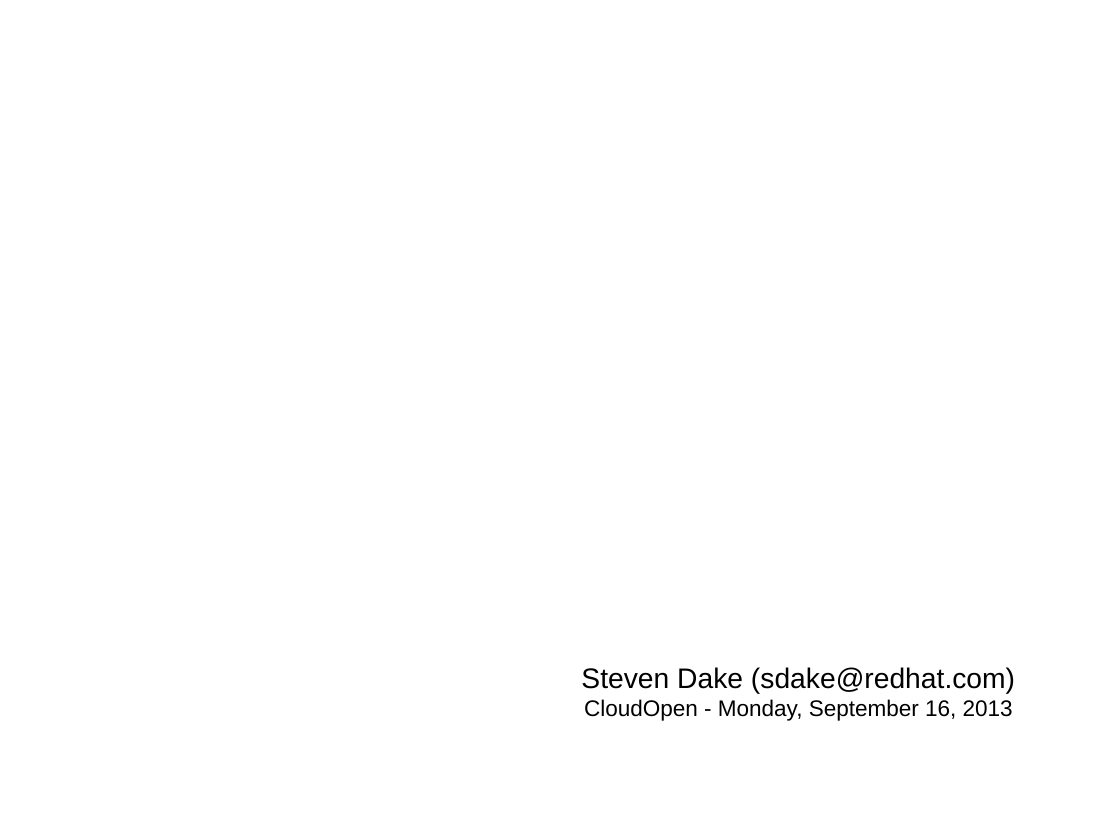
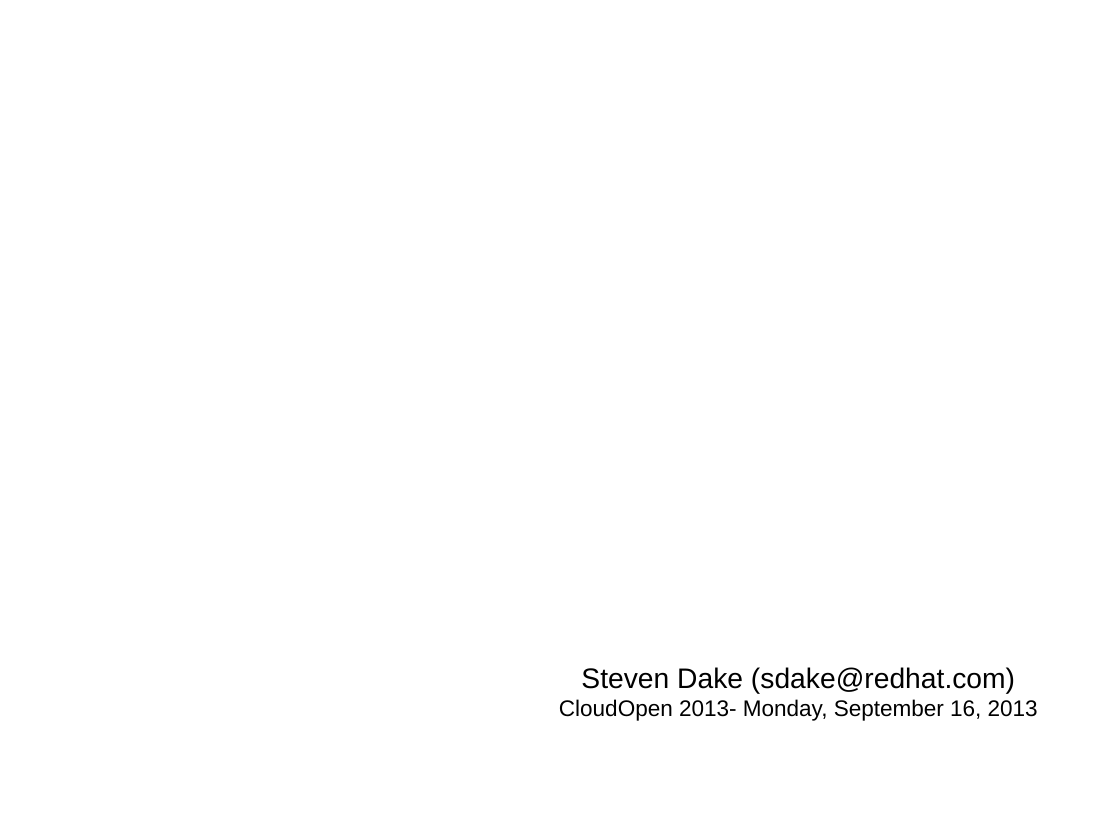
Before and after one commit to sdake/slides, a slide deck: slide 1 of sdake-cloudopen-heat-2013-09/heat-cloudopen-final.odp. Drawn at 1120x840 pixels with LibreOffice and Linux fonts; fonts in the diff are those of the drawing; background and template pictures are left out. Boxes give left, top, right and bottom in pixels: in the first picture for what was removed or moved away, otherwise in the second. Text is boxed around its words. In the diff, an @@ line names an element or a change of style, - is before the commit and + after.

```diff
--- a/sdake-cloudopen-heat-2013-09/heat-cloudopen-final.odp
+++ b/sdake-cloudopen-heat-2013-09/heat-cloudopen-final.odp
@@ subtitle at (x1=559, y1=699, x2=1038, y2=721): text changed @@
-CloudOpen - Monday, September 16, 2013
+CloudOpen 2013- Monday, September 16, 2013
```
Also in this commit, not shown: 2 other slides changed, 11 slides removed, 2 other files.
